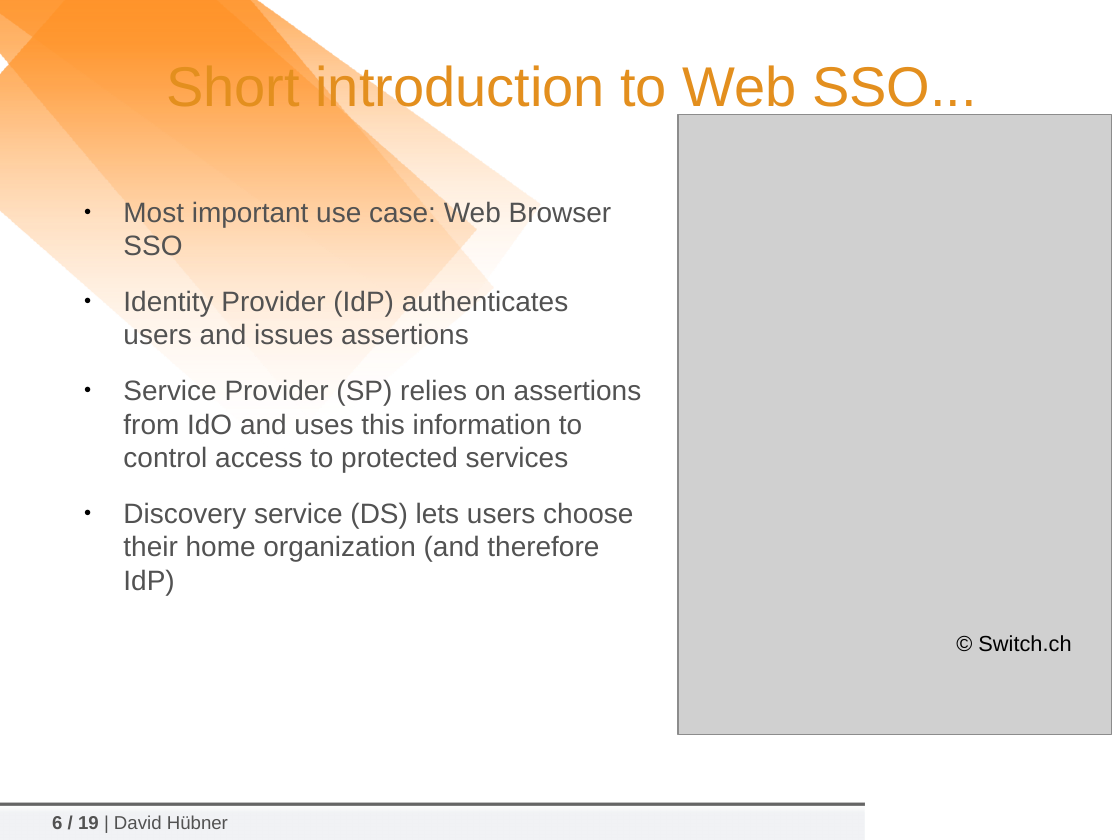
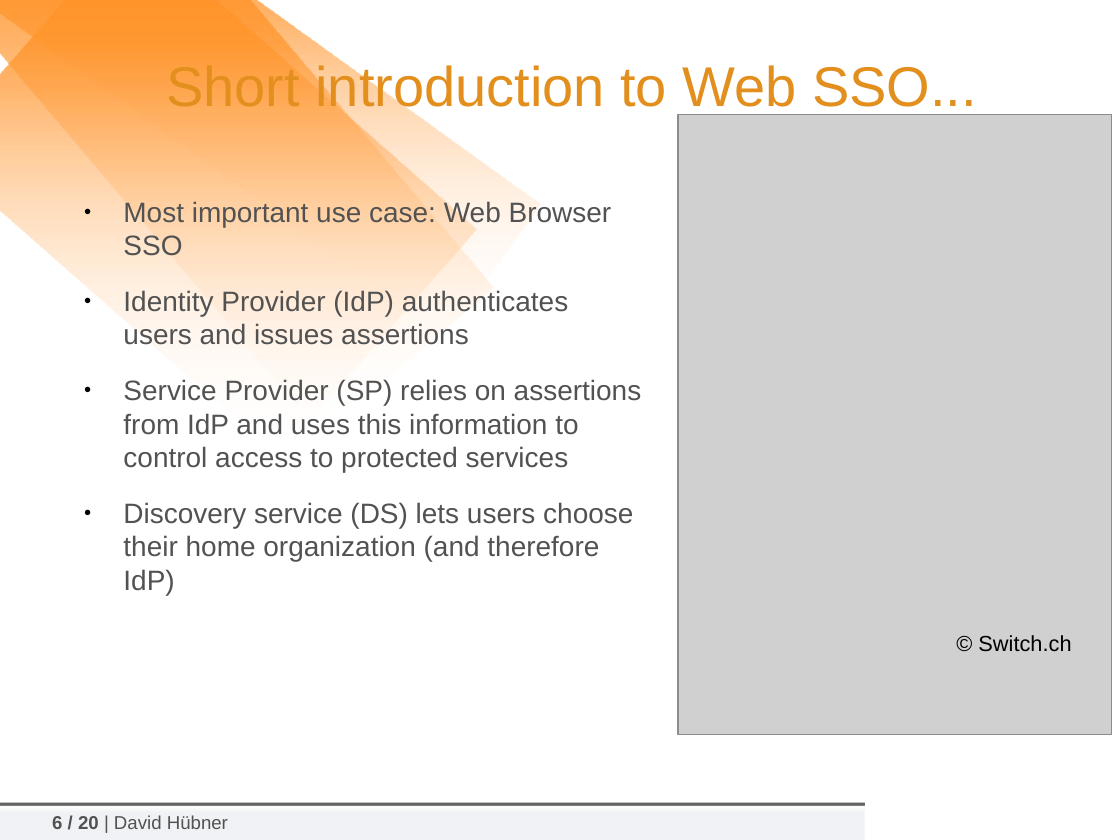
Before and after one commit to tiime2018/lab1, a slide deck: slide 6 of slides/2018-02-06_TIIME-Shibboleth-02-Shib-Intro.odp. Drawn at 1120x840 pixels with LibreOffice and Linux fonts; fonts in the diff are those of the drawing; grey boxes stand for pictures; background and template pictures are left out. Boxes give left, top, right and bottom in pixels: in the first picture for what was removed or moved away, otherwise in the second. Text is boxed around its words. In the diff, an @@ line names an element or a change of style, - is before the commit and + after.

```diff
--- a/slides/2018-02-06_TIIME-Shibboleth-02-Shib-Intro.odp
+++ b/slides/2018-02-06_TIIME-Shibboleth-02-Shib-Intro.odp
@@ text at [123,379,642,472]: text changed @@
-● Service Provider (SP) relies on assertions from IdO and uses this information to control access to protected services
+● Service Provider (SP) relies on assertions from IdP and uses this information to control access to protected services
@@ text at [52,815,228,829]: text changed @@
-6 / 19 | David Hübner
+6 / 20 | David Hübner
```
Also in this commit, not shown: 1 slide added, 1 other file.
